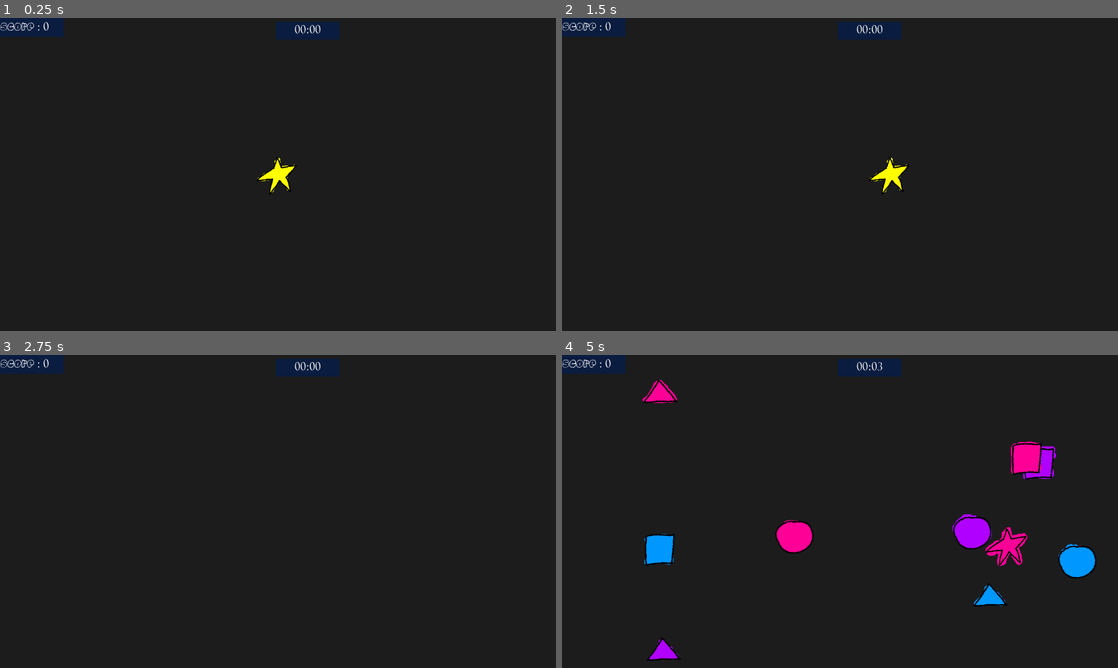
Above: before the commit, frames 1-4 (two rows, left to right).
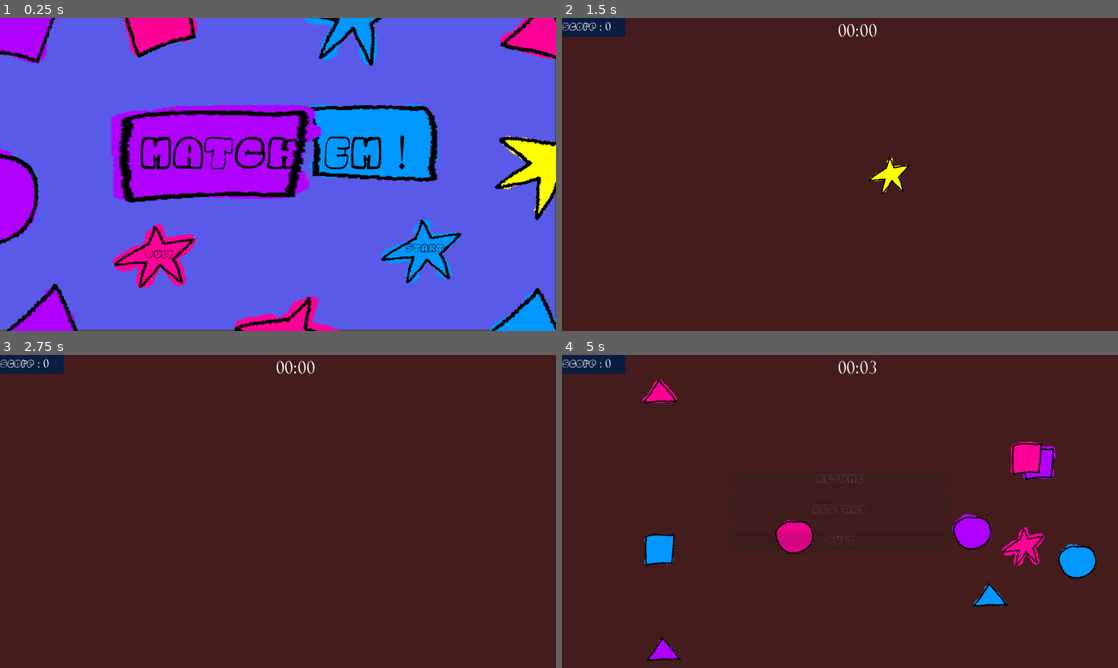
Above: after the commit, the same moments.

Repository: JAKE-code-dotcom/Match-Em
Game: Godot game, scene res://scenes/ui.tscn
Same seed, same stepped clock (60 frames per second), same inputs: the game is played once before the commit and once after it. Before the commit the project starts from res://scenes/level.tscn.
Inputs (mouse positions are in pixels of both pictures, inside the frame that each line leads up to):
- Up to frame 1 (0.25 s): no input
- Up to frame 2 (1.5 s): click (995, 249) at 0.5 s, where only the run after the commit has a clickable "START"; tap Enter at 1.25 s; hold D (right) from 1.28 s (still down); hold Space (ret) from 1.28 s (still down)
- Up to frame 3 (2.75 s): release D (right) at 2.03 s; release Space (ret) at 2.03 s; hold S (down) from 2.03 s (still down); tap Shift (dash) at 2.1 s; tap Space (ret) at 2.3 s
- Up to frame 4 (5 s): release S (down) at 2.78 s; hold D (right) 2.78-3.53 s; hold Space (ret) 2.78-3.53 s; hold W (up) 3.53-4.28 s; tap Space (ret) at 3.6 s; tap Enter at 4.25 s; hold A (left) from 4.28 s (still down); hold Space (ret) from 4.28 s (still down); tap Shift (dash) at 4.35 s; tap Escape (pause, bound only after the commit) at 4.9 s

The runs differ from the first frame. In frame 1, 100% of the frame differs, in the area x 0-100%, y 0-100%; in frame 2, 99%; in frame 3, 99%; in frame 4, 96%.
Error before the commit: Invalid access to property or key 'player_color' on a base object of type 'Node (ScoreManager.gd)'. (res://scenes/circle.gd:13)
Error after the commit: Invalid access to property or key 'player_color' on a base object of type 'Node (timermanager.gd)'. (res://scenes/circle.gd:13)

Commit message:
added core functionality (ui,pause menu...)

Diff:
--- a/project.godot
+++ b/project.godot
@@ -11,13 +11,14 @@
 [application]
 
 config/name="Match Em"
-run/main_scene="uid://mtnvh6semvu1"
+run/main_scene="uid://bxrgdbfh3tu0k"
 config/features=PackedStringArray("4.6", "Forward Plus")
 config/icon="res://icon.svg"
 
 [autoload]
 
 ScoreManager="*uid://ddlg6e3apw6uj"
+Timermanager="*uid://4ovw1kg84u72"
 
 [display]
 
@@ -29,21 +30,25 @@
 left={
 "deadzone": 0.2,
 "events": [Object(InputEventKey,"resource_local_to_scene":false,"resource_name":"","device":-1,"window_id":0,"alt_press …(192 unchanged characters)…
+, Object(InputEventKey,"resource_local_to_scene":false,"resource_name":"","device":-1,"window_id":0,"alt_pressed":false,"shift_pressed":false,"ctrl_pressed":false,"meta_pressed":false,"pressed":false,"keycode":0,"physical_keycode":4194319,"key_label":0,"unicode":0,"location":0,"echo":false,"script":null)
 ]
 }
 right={
 "deadzone": 0.2,
 "events": [Object(InputEventKey,"resource_local_to_scene":false,"resource_name":"","device":-1,"window_id":0,"alt_press …(192 unchanged characters)…
+, Object(InputEventKey,"resource_local_to_scene":false,"resource_name":"","device":-1,"window_id":0,"alt_pressed":false,"shift_pressed":false,"ctrl_pressed":false,"meta_pressed":false,"pressed":false,"keycode":0,"physical_keycode":4194321,"key_label":0,"unicode":0,"location":0,"echo":false,"script":null)
 ]
 }
 up={
 "deadzone": 0.2,
 "events": [Object(InputEventKey,"resource_local_to_scene":false,"resource_name":"","device":-1,"window_id":0,"alt_press …(192 unchanged characters)…
+, Object(InputEventKey,"resource_local_to_scene":false,"resource_name":"","device":-1,"window_id":0,"alt_pressed":false,"shift_pressed":false,"ctrl_pressed":false,"meta_pressed":false,"pressed":false,"keycode":0,"physical_keycode":4194320,"key_label":0,"unicode":0,"location":0,"echo":false,"script":null)
 ]
 }
 down={
 "deadzone": 0.2,
 "events": [Object(InputEventKey,"resource_local_to_scene":false,"resource_name":"","device":-1,"window_id":0,"alt_press …(192 unchanged characters)…
+, Object(InputEventKey,"resource_local_to_scene":false,"resource_name":"","device":-1,"window_id":0,"alt_pressed":false,"shift_pressed":false,"ctrl_pressed":false,"meta_pressed":false,"pressed":false,"keycode":0,"physical_keycode":4194322,"key_label":0,"unicode":0,"location":0,"echo":false,"script":null)
 ]
 }
 dash={
@@ -54,6 +59,12 @@
 ret={
 "deadzone": 0.2,
 "events": [Object(InputEventKey,"resource_local_to_scene":false,"resource_name":"","device":-1,"window_id":0,"alt_press …(191 unchanged characters)…
+, Object(InputEventKey,"resource_local_to_scene":false,"resource_name":"","device":-1,"window_id":0,"alt_pressed":false,"shift_pressed":false,"ctrl_pressed":false,"meta_pressed":false,"pressed":false,"keycode":0,"physical_keycode":4194309,"key_label":0,"unicode":0,"location":0,"echo":false,"script":null)
+]
+}
+pause={
+"deadzone": 0.2,
+"events": [Object(InputEventKey,"resource_local_to_scene":false,"resource_name":"","device":-1,"window_id":0,"alt_pressed":false,"shift_pressed":false,"ctrl_pressed":false,"meta_pressed":false,"pressed":false,"keycode":0,"physical_keycode":4194305,"key_label":0,"unicode":0,"location":0,"echo":false,"script":null)
 ]
 }
 
--- a/scenes/circle.gd
+++ b/scenes/circle.gd
@@ -9,7 +9,7 @@
 
 
 func _on_body_entered(body: Node2D) -> void:
-	var level = get_tree().root.get_child(1)
+	var level = get_tree().root.get_child(2)
 	if level.player_color ==  color_number :
 		correct.emit(self)
 	else :
--- a/scenes/level.gd
+++ b/scenes/level.gd
@@ -8,13 +8,16 @@
 var can_coll := false
 var collected := 0
 # Called when the node enters the scene tree for the first time.
+
+
 func _ready() -> void:
 	$Player/PlayerImage.texture = load("res://Player/P4.png")
 	$StartTimer.start()
 	$ScoreRect/Sc.text = "Score : "+str(ScoreManager.score)
 
+
 func _process(_delta: float) -> void:
-	$TimeRect/Time.text = "%02d:%02d" % time_lf()
+	$Time.text = "%02d:%02d" % time_lf()
 
 #the shape spawning function (ran if the level timer did not end and the player collected its colors)
 func set_up():
@@ -65,17 +68,21 @@
 	var ff = rng.randi_range(1,3)
 	$Player/PlayerImage.texture = load("res://Player/P"+str(ff)+".png")
 	player_color = ff
-	$LevelTimer.start()
+	$LevelTimer.start(Timermanager.time)
 
 	await(get_tree().create_timer(1.0).timeout)
 	can_coll = true
+
+
 func _on_correct (shape) :
 	if can_coll :
 		collected+=1
 		shape.queue_free()
 	if collected == 3 :
 		ScoreManager.add_points(1)
+		Timermanager.sub_time($LevelTimer)
 		get_tree().reload_current_scene()
+
 
 func _on_incorrect(shape):
 	if can_coll == true :
@@ -87,7 +94,9 @@
 func _on_level_timer_timeout() -> void:
 	if collected < 3 :
 		ScoreManager.reset_score()
+		Timermanager.reset_timer($LevelTimer)
 		get_tree().change_scene_to_file("res://scenes/retry.tscn")
+
 
 func time_lf () :
 	var time_left = $LevelTimer.time_left
--- a/scenes/level.tscn
+++ b/scenes/level.tscn
@@ -3,6 +3,7 @@
 [ext_resource type="PackedScene" uid="uid://dnwqhrcidgoun" path="res://scenes/player.tscn" id="1_2q6dc"]
 [ext_resource type="Script" uid="uid://86jrrqyi8354" path="res://scenes/level.gd" id="1_w8frs"]
 [ext_resource type="FontFile" uid="uid://c4vgj3l730cgw" path="res://font/child.otf" id="3_w8frs"]
+[ext_resource type="PackedScene" uid="uid://c6obmrmsfg5ot" path="res://scenes/pause.tscn" id="4_mx8sn"]
 
 [sub_resource type="RectangleShape2D" id="RectangleShape2D_w8frs"]
 size = Vector2(1756.625, 26)
@@ -16,7 +17,7 @@
 [node name="ColorRect" type="ColorRect" parent="." unique_id=1510536501]
 offset_right = 1833.0
 offset_bottom = 1074.0
-color = Color(0, 0, 0, 0.63529414)
+color = Color(0.2509804, 0, 0, 0.63529414)
 
 [node name="Label" type="Label" parent="." unique_id=1090833577]
 offset_left = 512.0
@@ -65,7 +66,6 @@
 
 [node name="LevelTimer" type="Timer" parent="." unique_id=408085070]
 wait_time = 5.0
-one_shot = true
 
 [node name="ScoreRect" type="ColorRect" parent="." unique_id=1747090158]
 offset_right = 202.0
@@ -85,23 +85,22 @@
 theme_override_font_sizes/font_size = 37
 text = "Score : "
 
-[node name="TimeRect" type="ColorRect" parent="." unique_id=1008827667]
-offset_left = 875.0
-offset_top = 12.0
-offset_right = 1077.0
-offset_bottom = 68.0
-color = Color(0.039215688, 0.10980392, 0.24705882, 1)
-
-[node name="Time" type="Label" parent="TimeRect" unique_id=1890420792]
-layout_mode = 1
+[node name="Time" type="Label" parent="." unique_id=1890420792]
 anchors_preset = -1
 anchor_right = 1.0
 anchor_bottom = 0.9110001
-offset_bottom = 0.98399734
+offset_left = 875.0
+offset_top = 12.0
+offset_right = 876.0
+offset_bottom = 71.0
 theme_override_fonts/font = ExtResource("3_w8frs")
-theme_override_font_sizes/font_size = 37
+theme_override_font_sizes/font_size = 55
 horizontal_alignment = 1
 vertical_alignment = 1
 
+[node name="CanvasLayer" type="CanvasLayer" parent="." unique_id=1719983891]
+
+[node name="Pause" parent="CanvasLayer" unique_id=1287388346 instance=ExtResource("4_mx8sn")]
+
 [connection signal="timeout" from="StartTimer" to="." method="_on_timer_timeout"]
 [connection signal="timeout" from="LevelTimer" to="." method="_on_level_timer_timeout"]
--- /dev/null
+++ b/scenes/pause.gd
@@ -0,0 +1,35 @@
+extends Control
+
+func _ready() -> void:
+	$AnimationPlayer.play("RESET")
+
+func pause() :
+	get_tree().paused = true
+	$AnimationPlayer.play("new_animation")
+
+func resume() :
+	get_tree().paused = false
+	$AnimationPlayer.play_backwards("new_animation")
+func esc() :
+	if Input.is_action_just_pressed("pause") and get_tree().paused == false :
+		pause()
+	elif Input.is_action_just_pressed("pause") and get_tree().paused == true :
+		resume()
+
+
+
+func _on_resume_pressed() -> void:
+	resume()
+
+
+func _on_restart_pressed() -> void:
+	resume()
+	get_tree().reload_current_scene()
+
+
+func _on_quit_pressed() -> void:
+	get_tree().quit()
+
+
+func _process(delta: float) -> void:
+	esc()
--- /dev/null
+++ b/scenes/pause.gdshader
@@ -0,0 +1,14 @@
+shader_type canvas_item;
+uniform sampler2D SCREEN_TEXTURE: hint_screen_texture, filter_linear_mipmap;
+
+uniform float lod: hint_range(0.0, 5) = 0.0;
+
+void fragment(){
+	vec4 color = texture(SCREEN_TEXTURE, SCREEN_UV, lod);
+	COLOR = color;
+}
+
+//void light() {
+//	// Called for every pixel for every light affecting the CanvasItem.
+//	// Uncomment to replace the default light processing function with this one.
+//}
--- /dev/null
+++ b/scenes/pause.tscn
@@ -0,0 +1,133 @@
+[gd_scene format=3 uid="uid://c6obmrmsfg5ot"]
+
+[ext_resource type="FontFile" uid="uid://c4vgj3l730cgw" path="res://font/child.otf" id="1_f1d2v"]
+[ext_resource type="Script" uid="uid://bwekudpqrsfg6" path="res://scenes/pause.gd" id="1_m0klm"]
+[ext_resource type="Shader" uid="uid://dh1ruo8t3qya5" path="res://scenes/pause.gdshader" id="1_r8yp4"]
+
+[sub_resource type="ShaderMaterial" id="ShaderMaterial_m0klm"]
+shader = ExtResource("1_r8yp4")
+shader_parameter/lod = 0.0
+
+[sub_resource type="Animation" id="Animation_r8yp4"]
+length = 0.001
+tracks/0/type = "value"
+tracks/0/imported = false
+tracks/0/enabled = true
+tracks/0/path = NodePath("ColorRect:material:shader_parameter/lod")
+tracks/0/interp = 1
+tracks/0/loop_wrap = true
+tracks/0/keys = {
+"times": PackedFloat32Array(0),
+"transitions": PackedFloat32Array(1),
+"update": 0,
+"values": [0.0]
+}
+tracks/1/type = "value"
+tracks/1/imported = false
+tracks/1/enabled = true
+tracks/1/path = NodePath("PanelContainer:modulate")
+tracks/1/interp = 1
+tracks/1/loop_wrap = true
+tracks/1/keys = {
+"times": PackedFloat32Array(0),
+"transitions": PackedFloat32Array(1),
+"update": 0,
+"values": [Color(1, 1, 1, 0)]
+}
+
+[sub_resource type="Animation" id="Animation_m0klm"]
+resource_name = "new_animation"
+length = 0.3
+tracks/0/type = "value"
+tracks/0/imported = false
+tracks/0/enabled = true
+tracks/0/path = NodePath("ColorRect:material:shader_parameter/lod")
+tracks/0/interp = 1
+tracks/0/loop_wrap = true
+tracks/0/keys = {
+"times": PackedFloat32Array(0, 0.3),
+"transitions": PackedFloat32Array(1, 1),
+"update": 0,
+"values": [0.0, 0.84800004028]
+}
+tracks/1/type = "value"
+tracks/1/imported = false
+tracks/1/enabled = true
+tracks/1/path = NodePath("PanelContainer:modulate")
+tracks/1/interp = 1
+tracks/1/loop_wrap = true
+tracks/1/keys = {
+"times": PackedFloat32Array(0.0009999999, 0.3),
+"transitions": PackedFloat32Array(1, 1),
+"update": 0,
+"values": [Color(1, 1, 1, 0), Color(1, 1, 1, 1)]
+}
+
+[sub_resource type="AnimationLibrary" id="AnimationLibrary_aicil"]
+_data = {
+&"RESET": SubResource("Animation_r8yp4"),
+&"new_animation": SubResource("Animation_m0klm")
+}
+
+[node name="Pause" type="Control" unique_id=1287388346]
+process_mode = 3
+layout_mode = 3
+anchors_preset = 15
+anchor_right = 1.0
+anchor_bottom = 1.0
+grow_horizontal = 2
+grow_vertical = 2
+script = ExtResource("1_m0klm")
+
+[node name="ColorRect" type="ColorRect" parent="." unique_id=1786069328]
+material = SubResource("ShaderMaterial_m0klm")
+layout_mode = 1
+anchors_preset = 15
+anchor_right = 1.0
+anchor_bottom = 1.0
+grow_horizontal = 2
+grow_vertical = 2
+
+[node name="PanelContainer" type="PanelContainer" parent="." unique_id=794020513]
+modulate = Color(1, 1, 1, 0)
+layout_mode = 1
+anchors_preset = 8
+anchor_left = 0.5
+anchor_top = 0.5
+anchor_right = 0.5
+anchor_bottom = 0.5
+offset_left = -351.5
+offset_top = -129.0
+offset_right = 351.5
+offset_bottom = 139.0
+grow_horizontal = 2
+grow_vertical = 2
+
+[node name="VBoxContainer" type="VBoxContainer" parent="PanelContainer" unique_id=2023950054]
+layout_mode = 2
+theme_override_constants/separation = 47
+
+[node name="Resume" type="Button" parent="PanelContainer/VBoxContainer" unique_id=794013698]
+layout_mode = 2
+theme_override_fonts/font = ExtResource("1_f1d2v")
+theme_override_font_sizes/font_size = 40
+text = "RESUME"
+
+[node name="Restart" type="Button" parent="PanelContainer/VBoxContainer" unique_id=950751129]
+layout_mode = 2
+theme_override_fonts/font = ExtResource("1_f1d2v")
+theme_override_font_sizes/font_size = 40
+text = "RESTART"
+
+[node name="Quit" type="Button" parent="PanelContainer/VBoxContainer" unique_id=2131902826]
+layout_mode = 2
+theme_override_fonts/font = ExtResource("1_f1d2v")
+theme_override_font_sizes/font_size = 40
+text = "QUIT"
+
+[node name="AnimationPlayer" type="AnimationPlayer" parent="." unique_id=667236759]
+libraries/ = SubResource("AnimationLibrary_aicil")
+
+[connection signal="pressed" from="PanelContainer/VBoxContainer/Resume" to="." method="_on_resume_pressed"]
+[connection signal="pressed" from="PanelContainer/VBoxContainer/Restart" to="." method="_on_restart_pressed"]
+[connection signal="pressed" from="PanelContainer/VBoxContainer/Quit" to="." method="_on_quit_pressed"]
--- a/scenes/retry.tscn
+++ b/scenes/retry.tscn
@@ -48,7 +48,7 @@
 size_flags_horizontal = 4
 theme_override_fonts/font = ExtResource("1_1qcwk")
 theme_override_font_sizes/font_size = 49
-text = "Press space to try again."
+text = "Press space or enter to try again."
 horizontal_alignment = 1
 vertical_alignment = 1
 
--- a/scenes/square.gd
+++ b/scenes/square.gd
@@ -12,7 +12,7 @@
 	pass
 
 func _on_body_entered(body: Node2D) -> void:
-	var level = get_tree().root.get_child(1)
+	var level = get_tree().root.get_child(2)
 	if level.player_color ==  color_number :
 		correct.emit(self)
 	else :
--- a/scenes/triangle.gd
+++ b/scenes/triangle.gd
@@ -12,7 +12,7 @@
 	pass
 
 func _on_body_entered(body: Node2D) -> void:
-	var level = get_tree().root.get_child(1)
+	var level = get_tree().root.get_child(2)
 	if level.player_color ==  color_number :
 		correct.emit(self)
 	else :
--- /dev/null
+++ b/scenes/ui.gd
@@ -0,0 +1,10 @@
+extends Node2D
+
+#start button goes to level scene
+func _on_start_butt_pressed() -> void:
+	get_tree().change_scene_to_file("res://scenes/level.tscn")
+
+
+#quit button shuts down the game
+func _on_quit_butt_pressed() -> void:
+	get_tree().quit()
--- /dev/null
+++ b/scenes/ui.tscn
@@ -0,0 +1,185 @@
+[gd_scene format=3 uid="uid://bxrgdbfh3tu0k"]
+
+[ext_resource type="Script" uid="uid://d3kp3n305vmwr" path="res://scenes/ui.gd" id="1_6rmj2"]
+[ext_resource type="Texture2D" uid="uid://bx7yyn11yicr4" path="res://triangles/T3.png" id="1_7dvkv"]
+[ext_resource type="Texture2D" uid="uid://dn022cvcrj14u" path="res://Player/P4.png" id="1_x4jx1"]
+[ext_resource type="Texture2D" uid="uid://bh07k8eg2mctk" path="res://Player/P3.png" id="2_vdcm2"]
+[ext_resource type="FontFile" uid="uid://c4vgj3l730cgw" path="res://font/child.otf" id="2_yev5y"]
+[ext_resource type="Texture2D" uid="uid://dad1apmsgvx0k" path="res://triangles/T1.png" id="3_6rmj2"]
+[ext_resource type="Texture2D" uid="uid://cijejxp3fmuou" path="res://Player/P2.png" id="4_vsj0x"]
+[ext_resource type="Texture2D" uid="uid://mpapt2wacxuk" path="res://squares/S3.png" id="5_qsv74"]
+[ext_resource type="Texture2D" uid="uid://xp3q46a351k1" path="res://squares/S2.png" id="6_vdcm2"]
+[ext_resource type="Texture2D" uid="uid://bb6p162f826vx" path="res://triangles/T2.png" id="7_h1mc3"]
+[ext_resource type="Texture2D" uid="uid://cfr75vdwu72rh" path="res://circles/C1.png" id="8_cof4p"]
+[ext_resource type="Texture2D" uid="uid://b35hksr2j48f5" path="res://squares/S1.png" id="9_f7tlh"]
+
+[node name="UI" type="Node2D" unique_id=601589518]
+script = ExtResource("1_6rmj2")
+
+[node name="CanvasLayer" type="CanvasLayer" parent="." unique_id=1359993549]
+
+[node name="bg_color" type="ColorRect" parent="CanvasLayer" unique_id=1609924361]
+offset_right = 1760.0
+offset_bottom = 988.0
+color = Color(0.35311636, 0.35210705, 0.91426176, 1)
+
+[node name="shapes" type="Node2D" parent="CanvasLayer" unique_id=865240243]
+
+[node name="TextureRect" type="TextureRect" parent="CanvasLayer/shapes" unique_id=111376319]
+offset_left = 1449.2576
+offset_top = -344.9169
+offset_right = 2238.6975
+offset_bottom = 299.32285
+rotation = 0.2617994
+texture = ExtResource("1_7dvkv")
+
+[node name="TextureRect2" type="TextureRect" parent="CanvasLayer/shapes" unique_id=2050321575]
+offset_left = 777.0
+offset_top = 582.0
+offset_right = 1524.2603
+offset_bottom = 1199.3424
+rotation = 0.5235988
+texture = ExtResource("2_vdcm2")
+
+[node name="TextureRect3" type="TextureRect" parent="CanvasLayer/shapes" unique_id=852028089]
+offset_left = -149.00002
+offset_top = 521.0
+offset_right = 744.16895
+offset_bottom = 1243.1272
+rotation = 0.2617994
+texture = ExtResource("3_6rmj2")
+
+[node name="TextureRect4" type="TextureRect" parent="CanvasLayer/shapes" unique_id=722720886]
+offset_left = 876.0
+offset_top = -410.0
+offset_right = 1623.2603
+offset_bottom = 207.3424
+rotation = 0.2617994
+texture = ExtResource("4_vsj0x")
+
+[node name="TextureRect5" type="TextureRect" parent="CanvasLayer/shapes" unique_id=2077690838]
+offset_left = 55.0
+offset_top = -205.99998
+offset_right = 870.05536
+offset_bottom = 436.60956
+rotation = -0.2617994
+texture = ExtResource("5_qsv74")
+
+[node name="title_blue" type="TextureRect" parent="CanvasLayer/shapes" unique_id=2054766886]
+offset_left = 1677.0
+offset_top = -29.0
+offset_right = 2581.0725
+offset_bottom = 1055.6965
+rotation = 1.5707964
+texture = ExtResource("6_vdcm2")
+
+[node name="TextureRect6" type="TextureRect" parent="CanvasLayer/shapes" unique_id=1747185993]
+offset_left = 1720.0001
+offset_top = 2.9999084
+offset_right = 2467.2603
+offset_bottom = 620.3423
+rotation = 0.7853982
+texture = ExtResource("1_x4jx1")
+
+[node name="TextureRect7" type="TextureRect" parent="CanvasLayer/shapes" unique_id=1631830634]
+offset_left = 1389.0
+offset_top = 557.99994
+offset_right = 2250.07
+offset_bottom = 1216.2349
+rotation = 0.2617994
+texture = ExtResource("7_h1mc3")
+
+[node name="TextureRect8" type="TextureRect" parent="CanvasLayer/shapes" unique_id=799649170]
+offset_left = -359.99997
+offset_top = 92.99999
+offset_right = 548.3701
+offset_bottom = 851.15686
+rotation = 0.2617994
+texture = ExtResource("8_cof4p")
+
+[node name="TextureRect9" type="TextureRect" parent="CanvasLayer/shapes" unique_id=571626483]
+offset_left = -198.99998
+offset_top = -347.0
+offset_right = 548.26025
+offset_bottom = 270.3424
+rotation = 0.2617994
+texture = ExtResource("9_f7tlh")
+
+[node name="title_purple" type="TextureRect" parent="CanvasLayer/shapes" unique_id=694368884]
+offset_left = -381.0
+offset_top = 92.0
+offset_right = 1866.0
+offset_bottom = 844.0
+texture = ExtResource("9_f7tlh")
+
+[node name="Title" type="Label" parent="CanvasLayer" unique_id=137379561]
+anchors_preset = 8
+anchor_left = 0.5
+anchor_top = 0.5
+anchor_right = 0.5
+anchor_bottom = 0.5
+offset_left = -437.5
+offset_top = -142.0
+offset_right = 454.5
+offset_bottom = 15.0
+grow_horizontal = 2
+grow_vertical = 2
+theme_override_colors/font_color = Color(0, 0, 0, 1)
+theme_override_fonts/font = ExtResource("2_yev5y")
+theme_override_font_sizes/font_size = 150
+text = "MATCH  EM ! "
+horizontal_alignment = 1
+vertical_alignment = 1
+
+[node name="StartButt" type="TextureButton" parent="CanvasLayer" unique_id=278489878]
+offset_left = 1069.0
+offset_top = 541.0
+offset_right = 1677.0
+offset_bottom = 922.0
+texture_normal = ExtResource("4_vsj0x")
+texture_hover = ExtResource("2_vdcm2")
+stretch_mode = 0
+
+[node name="Label" type="Label" parent="CanvasLayer/StartButt" unique_id=293797485]
+layout_mode = 1
+anchors_preset = -1
+anchor_right = 0.033
+anchor_bottom = 0.031000001
+offset_left = 218.0
+offset_top = 169.0
+offset_right = 317.936
+offset_bottom = 198.499
+theme_override_colors/font_color = Color(0, 0, 0, 1)
+theme_override_fonts/font = ExtResource("2_yev5y")
+theme_override_font_sizes/font_size = 38
+text = "START"
+horizontal_alignment = 1
+vertical_alignment = 1
+
+[node name="QuitButt" type="TextureButton" parent="CanvasLayer" unique_id=1921512757]
+offset_left = 222.0
+offset_top = 563.0
+offset_right = 830.0
+offset_bottom = 934.0
+texture_normal = ExtResource("2_vdcm2")
+texture_hover = ExtResource("4_vsj0x")
+stretch_mode = 0
+
+[node name="Label" type="Label" parent="CanvasLayer/QuitButt" unique_id=1417015622]
+layout_mode = 1
+anchors_preset = -1
+anchor_right = 0.033
+anchor_bottom = 0.031000001
+offset_left = 224.0
+offset_top = 167.0
+offset_right = 323.936
+offset_bottom = 196.499
+theme_override_colors/font_color = Color(0, 0, 0, 1)
+theme_override_fonts/font = ExtResource("2_yev5y")
+theme_override_font_sizes/font_size = 38
+text = "QUIT"
+horizontal_alignment = 1
+vertical_alignment = 1
+
+[connection signal="pressed" from="CanvasLayer/StartButt" to="." method="_on_start_butt_pressed"]
+[connection signal="pressed" from="CanvasLayer/QuitButt" to="." method="_on_quit_butt_pressed"]
--- /dev/null
+++ b/scripts/timermanager.gd
@@ -0,0 +1,10 @@
+extends Node
+
+var time := 5.0
+
+func sub_time (timerr : Timer) :
+	time -= 0.5
+	timerr.wait_time = time
+func reset_timer (timerr : Timer) :
+	time = 5.0
+	timerr.wait_time = time
Not shown, added: scenes/pause.gd.uid
Not shown, added: scenes/pause.gdshader.uid
Not shown, added: scenes/ui.gd.uid
Not shown, added: scripts/timermanager.gd.uid
Not shown, added: scenes/ui.tscn4700733824.tmp
